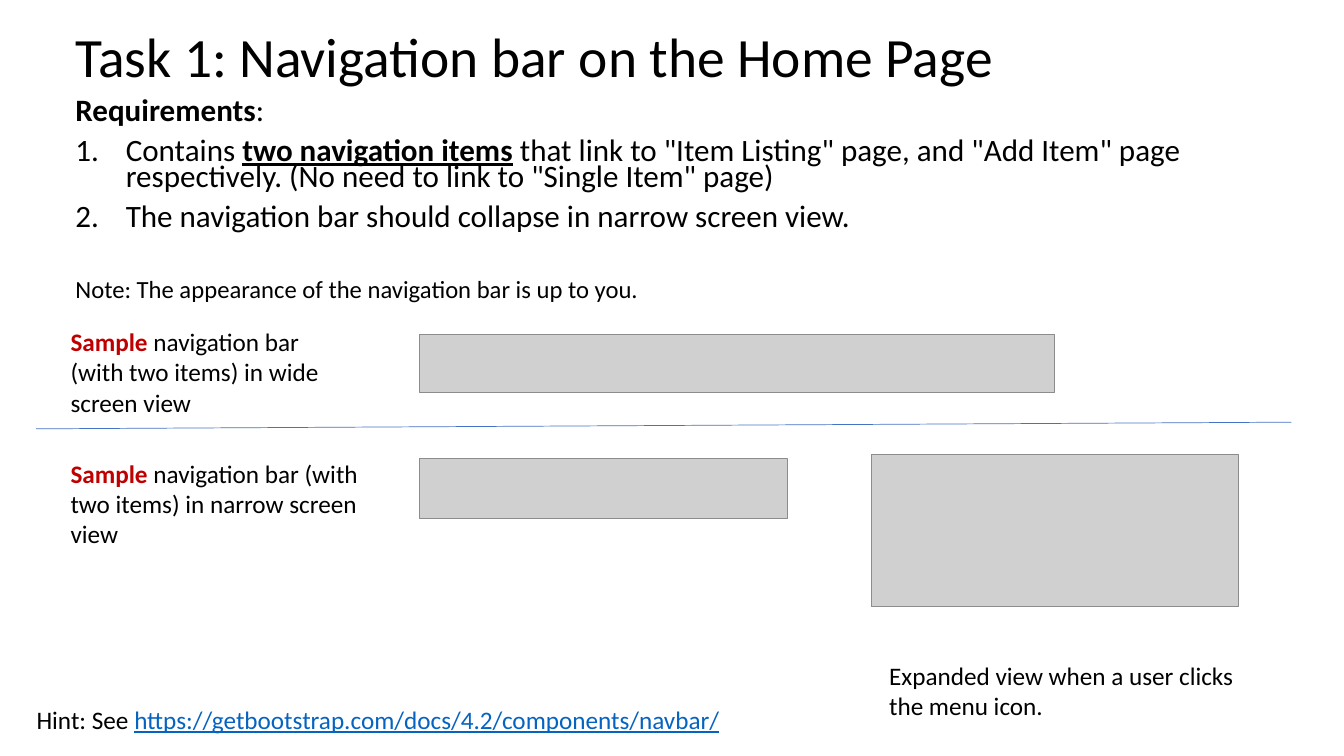
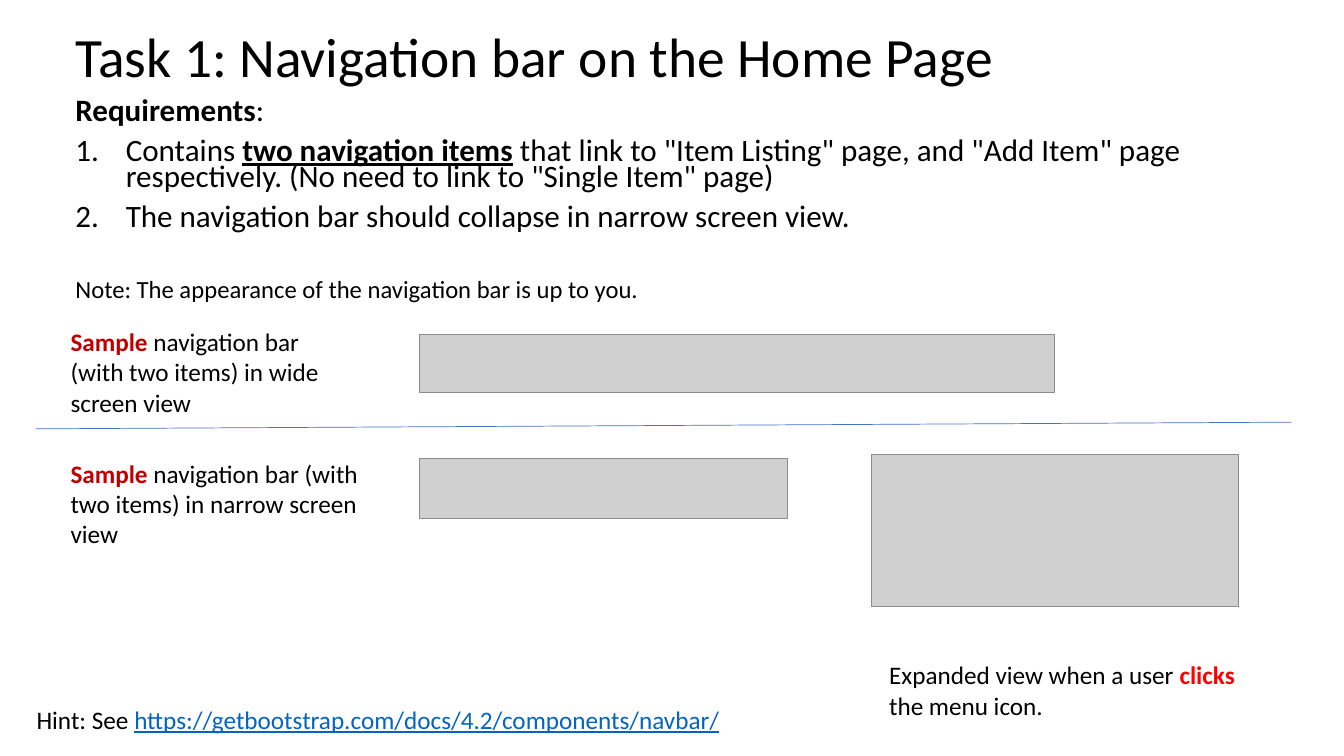
Before and after one commit to webfanrc/eclt5830-5840-exercise, a slide deck: slide 6 of project-2/asgn2-spec.pptx. Drawn at 1344x756 pixels with LibreOffice and Linux fonts; fonts in the diff are those of the drawing; grey boxes stand for pictures. Boxes give left, top, right and bottom in pixels: in the first picture for what was removed or moved away, otherwise in the second. Text is boxed around its words. In the diff, an @@ line names an element or a change of style, - is before the commit and + after.

```diff
--- a/project-2/asgn2-spec.pptx
+++ b/project-2/asgn2-spec.pptx
@@ text at (889,666,1235,688): text colour #000000 to #FF0000, bold on in "clicks" @@
```
Also in this commit, not shown: 15 other files.
